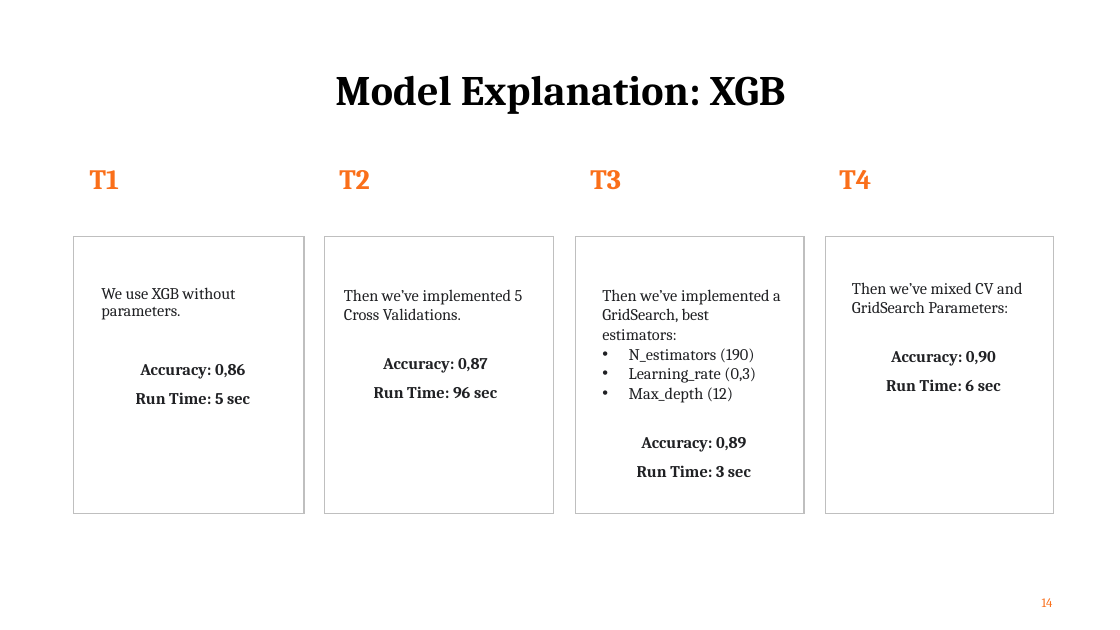
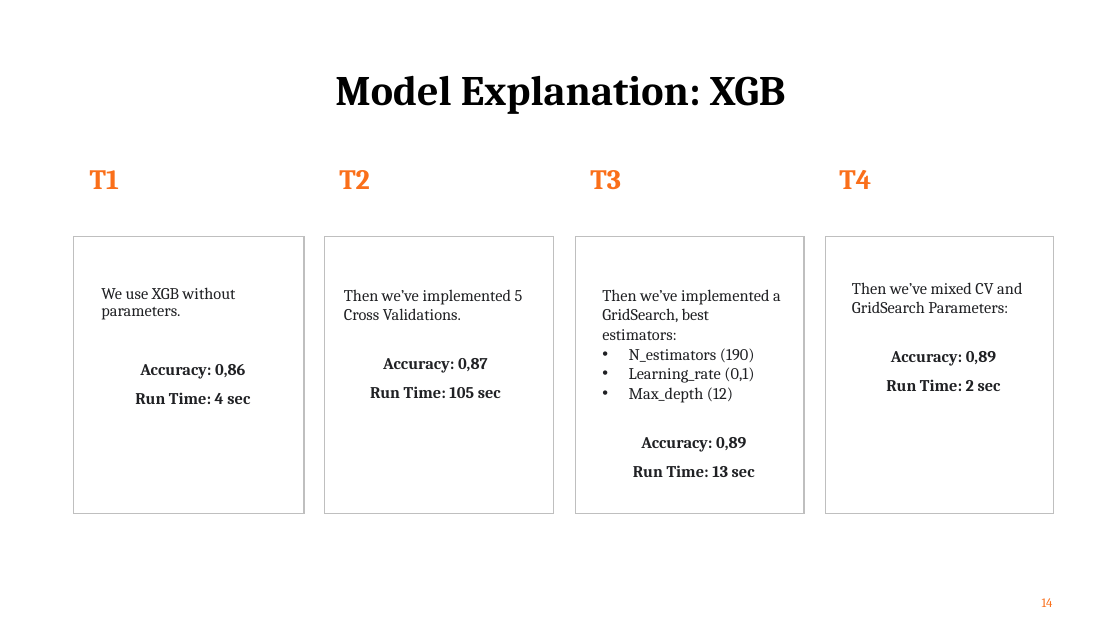
Before and after one commit to lucatesta-code/Hotel_Booking_Demand_ML, a slide deck: slide 14 of Hotel Bookind Demand.pptx. Drawn at 1120x630 pixels with LibreOffice and Linux fonts; fonts in the diff are those of the drawing. Boxes give left, top, right and bottom in pixels: in the first picture for what was removed or moved away, otherwise in the second. Text is boxed around its words. In the diff, an @@ line names an element or a change of style, - is before the commit and + after.

```diff
--- a/Hotel Bookind Demand.pptx
+++ b/Hotel Bookind Demand.pptx
@@ text at [886, 351, 1001, 391]: text changed @@
-Accuracy: 0,90
-Run Time: 6 sec
+Accuracy: 0,89
+Run Time: 2 sec
@@ text at [370, 386, 501, 398]: text changed @@
-Run Time: 96 sec
+Run Time: 105 sec
@@ text at [629, 367, 754, 383]: text changed @@
-• Learning_rate (0,3)
+• Learning_rate (0,1)
@@ text at [135, 392, 250, 404]: text changed @@
-Run Time: 5 sec
+Run Time: 4 sec
@@ text at [633, 465, 755, 477]: text changed @@
-Run Time: 3 sec
+Run Time: 13 sec
```
Also in this commit, not shown: 2 other slides changed, 8 other files.
